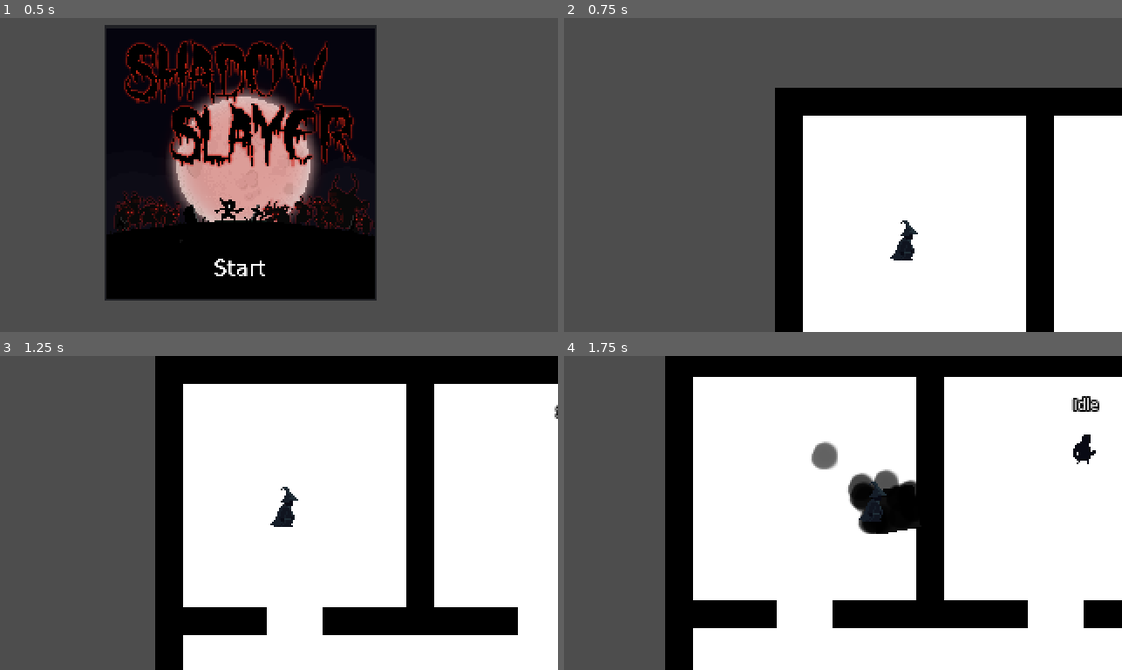
Above: before the commit, frames 1-4 (two rows, left to right).
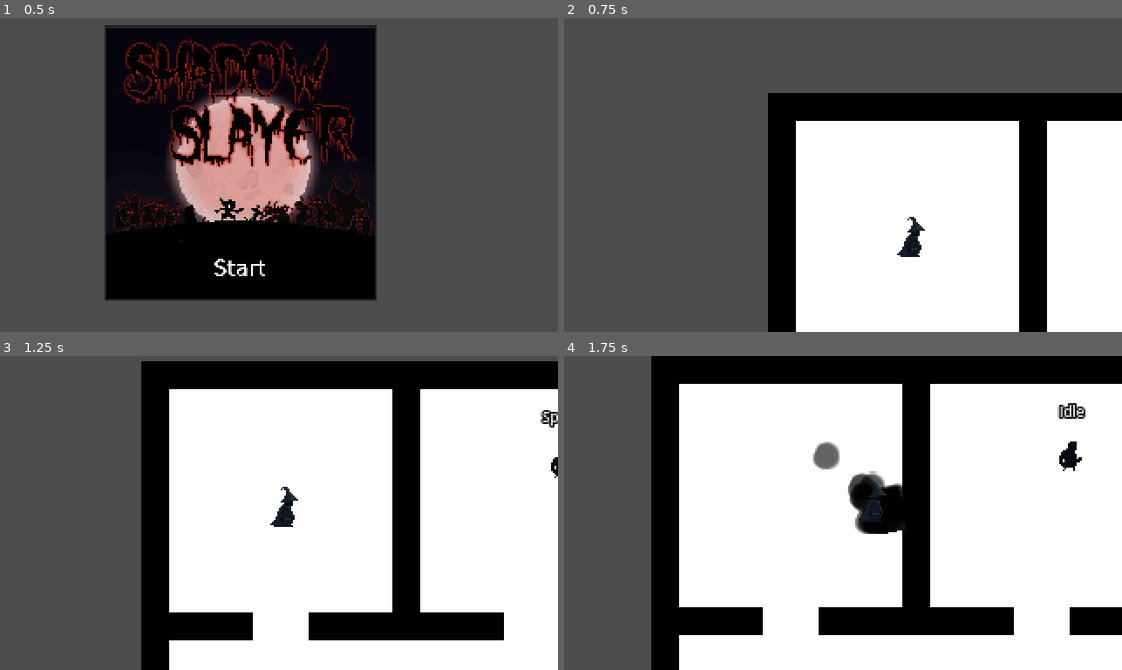
Above: after the commit, the same moments.

Repository: vyxul/Shadow-Eclipse
Game: Godot game, scene res://GameFiles/Scenes/Menu/StartScreen.tscn
Same seed, same stepped clock (60 frames per second), same inputs: the game is played once before the commit and once after it.
Inputs (mouse positions are in pixels of both pictures, inside the frame that each line leads up to):
- Up to frame 1 (0.5 s): no input
- Up to frame 2 (0.75 s): click (803, 266) at 0.5 s
- Up to frame 3 (1.25 s): no input
- Up to frame 4 (1.75 s): move the mouse to (965, 497) at 1.27 s; hold D (right) from 1.28 s (still down); tap R (r) at 1.35 s

Frame 1 is identical in both runs. In frame 2, 5.7% of the frame differs, in the area x 36-100%, y 22-100%; in frame 3, 12%; in frame 4, 14%, in the area x 15-100%, y 0-100%.

Commit message:
Prevented follower markers from crossing walls

Diff:
--- a/GameFiles/Game Objects/Characters/NPC/bandit.tscn
+++ b/GameFiles/Game Objects/Characters/NPC/bandit.tscn
@@ -124,7 +124,7 @@
 script = ExtResource("12_x8bcf")
 
 [node name="NavigationAgent2D" type="NavigationAgent2D" parent="."]
-path_desired_distance = 15.0
+path_desired_distance = 8.0
 debug_enabled = true
 
 [node name="NavigationTimer" type="Timer" parent="."]
--- a/GameFiles/Game Objects/Characters/Player/player.gd
+++ b/GameFiles/Game Objects/Characters/Player/player.gd
@@ -14,11 +14,19 @@
 # 360 degrees / number of followers, create a point at each multiple
 # helps with even spreading
 var followers: Dictionary = {}
+var follower_markers: Array = []
 
 
 func _ready():
+	var index = 0
 	for child in $FollowerMarkers.get_children():
-		followers[child] = null
+		followers[index] = null
+		follower_markers.append(child)
+		index += 1
+
+
+func _process(delta):
+	update_follower_markers()
 
 
 func _physics_process(delta):
@@ -59,13 +67,33 @@
 func get_empty_follower_slot() -> Marker2D:
 	for key in followers.keys():
 		if followers[key] == null:
-			return key
+			return follower_markers[key]
 
 	return null
 
 
-func set_follower_slot(marker2d_key: Marker2D, follower: NonPlayerCharacter):
-	followers[marker2d_key] = follower
+func set_follower_slot(follower_marker: Marker2D, follower: NonPlayerCharacter):
+	var index = 0
+	var key
+	for marker in follower_markers:
+		if marker == follower_marker:
+			key = index
+
+	followers[key] = follower
+
+
+func update_follower_markers():
+	for key in followers.keys():
+		var follower = followers[key]
+		if follower != null:
+			var follower_marker = follower_markers[key] as Marker2D
+			var marker_raycast = follower_marker.get_children()[0] as RayCast2D
+			if marker_raycast.is_colliding():
+				var colliding_point = marker_raycast.get_collision_point()
+
+				follower_marker.position = to_local(colliding_point)
+			else:
+				follower_marker.position = marker_raycast.target_position
 
 
 func melee_attack():
--- a/GameFiles/Game Objects/Characters/Player/player.tscn
+++ b/GameFiles/Game Objects/Characters/Player/player.tscn
@@ -36,29 +36,61 @@
 
 [node name="FollowerMarkers" type="Node2D" parent="."]
 
-[node name="Marker2D" type="Marker2D" parent="FollowerMarkers"]
+[node name="Marker2D_1" type="Marker2D" parent="FollowerMarkers"]
 position = Vector2(0, -24)
 
-[node name="Marker2D2" type="Marker2D" parent="FollowerMarkers"]
+[node name="Follower_Raycast_1" type="RayCast2D" parent="FollowerMarkers/Marker2D_1"]
+position = Vector2(0, 24)
+target_position = Vector2(0, -24)
+
+[node name="Marker2D_2" type="Marker2D" parent="FollowerMarkers"]
+position = Vector2(16, -16)
+
+[node name="Follower_Raycast_2" type="RayCast2D" parent="FollowerMarkers/Marker2D_2"]
+position = Vector2(-16, 16)
+target_position = Vector2(16, -16)
+
+[node name="Marker2D_3" type="Marker2D" parent="FollowerMarkers"]
 position = Vector2(24, 0)
 
-[node name="Marker2D3" type="Marker2D" parent="FollowerMarkers"]
+[node name="Follower_Raycast_3" type="RayCast2D" parent="FollowerMarkers/Marker2D_3"]
+position = Vector2(-24, 0)
+target_position = Vector2(24, 0)
+
+[node name="Marker2D_4" type="Marker2D" parent="FollowerMarkers"]
+position = Vector2(16, 16)
+
+[node name="Follower_Raycast_4" type="RayCast2D" parent="FollowerMarkers/Marker2D_4"]
+position = Vector2(-16, -16)
+target_position = Vector2(16, 16)
+
+[node name="Marker2D_5" type="Marker2D" parent="FollowerMarkers"]
 position = Vector2(0, 24)
 
-[node name="Marker2D4" type="Marker2D" parent="FollowerMarkers"]
+[node name="Follower_Raycast_5" type="RayCast2D" parent="FollowerMarkers/Marker2D_5"]
+position = Vector2(0, -24)
+target_position = Vector2(0, 24)
+
+[node name="Marker2D_6" type="Marker2D" parent="FollowerMarkers"]
+position = Vector2(-16, 16)
+
+[node name="Follower_Raycast_6" type="RayCast2D" parent="FollowerMarkers/Marker2D_6"]
+position = Vector2(16, -16)
+target_position = Vector2(-16, 16)
+
+[node name="Marker2D_7" type="Marker2D" parent="FollowerMarkers"]
 position = Vector2(-24, 0)
 
-[node name="Marker2D5" type="Marker2D" parent="FollowerMarkers"]
-position = Vector2(16, -16)
+[node name="Follower_Raycast_7" type="RayCast2D" parent="FollowerMarkers/Marker2D_7"]
+position = Vector2(24, 0)
+target_position = Vector2(-24, 0)
 
-[node name="Marker2D6" type="Marker2D" parent="FollowerMarkers"]
+[node name="Marker2D_8" type="Marker2D" parent="FollowerMarkers"]
+position = Vector2(-16, -16)
+
+[node name="Follower_Raycast_8" type="RayCast2D" parent="FollowerMarkers/Marker2D_8"]
 position = Vector2(16, 16)
-
-[node name="Marker2D7" type="Marker2D" parent="FollowerMarkers"]
-position = Vector2(-16, 16)
-
-[node name="Marker2D8" type="Marker2D" parent="FollowerMarkers"]
-position = Vector2(-16, -16)
+target_position = Vector2(-16, -16)
 
 [node name="Sprite2D" type="Sprite2D" parent="."]
 y_sort_enabled = true
--- a/GameFiles/Game Objects/Components/conversion_component.tscn
+++ b/GameFiles/Game Objects/Components/conversion_component.tscn
@@ -1,6 +1,9 @@
-[gd_scene load_steps=2 format=3 uid="uid://bwy0ayt20opw1"]
+[gd_scene load_steps=2 format=3 uid="uid://crnse58x3gauc"]
 
 [ext_resource type="Script" path="res://GameFiles/Game Objects/Components/conversion_component.gd" id="1_xcnp2"]
 
 [node name="ConversionComponent" type="Node"]
 script = ExtResource("1_xcnp2")
+max_conversion_hp = null
+current_conversion_hp = null
+start_at_max_conversion_hp = null
--- a/GameFiles/Scenes/Levels/Prison/PrisonLevel.tscn
+++ b/GameFiles/Scenes/Levels/Prison/PrisonLevel.tscn
@@ -32,4 +32,4 @@
 animation_player = NodePath("../enemy_bandit/AnimationPlayer")
 
 [node name="Player" parent="." instance=ExtResource("1_r4tet")]
-position = Vector2(74, 94)
+position = Vector2(82, 90)
Not shown: 1 places in GameFiles/Game Objects/Characters/NPC/bandit.tscn that only renumber resources
Not shown: 1 places in GameFiles/Game Objects/Characters/Player/player.tscn that only renumber resources
Not shown: 1 places in GameFiles/Game Objects/Characters/Player/player_recruit_controller.tscn that only renumber resources
